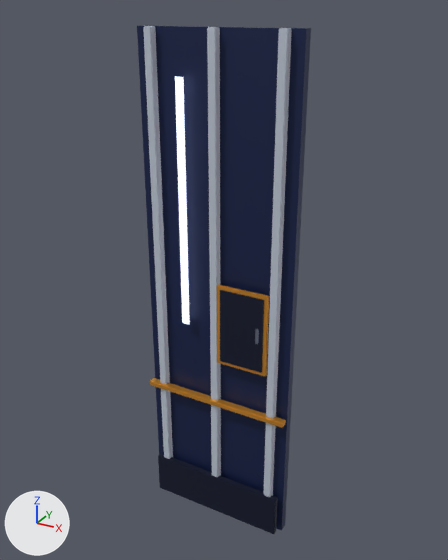
The glTF model godot/models/wall_panel.glb, before and after one commit.
Before and after are seen from a 50 mm lens placed at (1.71, -3.02, 3.29), pointed at (0.01, 0.07, 1.75). Every picture has the same lights, and +X, +Y and +Z are marked at lower left. The picture after the commit comes second. Vertices at exactly the same position are counted once.

In view in the first picture: 'Base_Midnight', 'Body_Dim', 'Dark_Panel', 'Strip_Emissive', 'Trim_Gold' and 1 more.
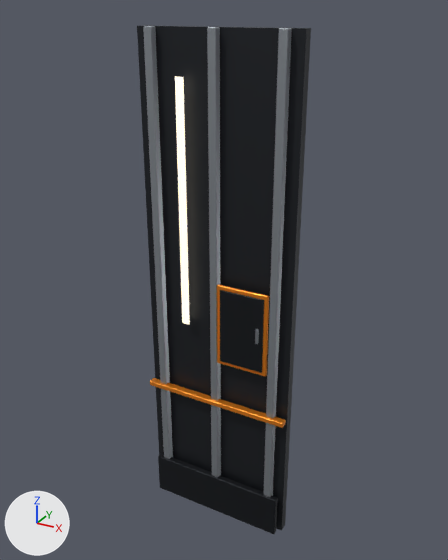
The change, as a list of edits to the scene's bpy script:
```text
Change mat_strip_emissive:
    mat_strip_emissive.emission_color: (0.807, 0.88, 1.0) -> (1.0, 0.88, 0.672)  # pale blue #e8f1ff -> beige #fff1d6
Add mat_trim_amber:
    mat_trim_amber = principled_material('Trim_Amber')
    mat_trim_amber.base_color = (0.768, 0.231, 0.0116)  # orange #e3841c
    mat_trim_amber.metallic = 0.55
    mat_trim_amber.roughness = 0.38
Add mat_dark_gunmetal:
    mat_dark_gunmetal = principled_material('Dark_Gunmetal')
    mat_dark_gunmetal.base_color = (0.0137, 0.016, 0.0203)  # black #1f2227
    mat_dark_gunmetal.metallic = 0.65
    mat_dark_gunmetal.roughness = 0.55
Add mat_body_steel:
    mat_body_steel = principled_material('Body_Steel')
    mat_body_steel.base_color = (0.376, 0.407, 0.445)  # grey #a5abb2
    mat_body_steel.metallic = 0.82
    mat_body_steel.roughness = 0.42
Add mat_base_graphite:
    mat_base_graphite = principled_material('Base_Graphite')
    mat_base_graphite.base_color = (0.0262, 0.0296, 0.0356)  # dark grey #2d3035
    mat_base_graphite.metallic = 0.72
Change me_base_midnight:
    where me_base_midnight.from_pydata(...)  # 8 vertices, 12 faces; spans x -0.5..0.5, y 0.0..0.06, z 0.0..3.2
    remove me_base_midnight.materials.append(mat_base_midnight)  # dark blue #16244e
    add me_base_midnight.materials.append(mat_base_graphite)  # dark grey #2d3035
Change me_body_dim:
    used by ob_body_dim; location = (0.0, 0.0, 0.0)
    remove me_body_dim.from_pydata(...)  # 96 vertices, 180 faces; spans x -0.43..0.43, y -0.05..0.0, z 0.0..3.2
    add me_body_dim.from_pydata(...)  # 72 vertices, 132 faces; spans x -0.43..0.43, y -0.05..0.0, z 0.0..3.2
    me_body_dim part 1
    24 vertices are removed from x -0.42..0.42, y -0.05..0.0, z 0.0..3.2
    144 faces are deleted
    96 new faces join them
    me_body_dim part 2: 36 faces spanning x -0.43..0.43, y -0.05..0.0, z 0.0..3.2 switch from mat_body_dim (pale blue #c7cfdd) to mat_body_steel (grey #a5abb2)
Change me_dark_panel:
    used by ob_dark_panel; location = (0.0, 0.0, 0.0)
    remove me_dark_panel.from_pydata(...)  # 64 vertices, 120 faces; spans x -0.47..0.47, y -0.07..-0.02, z 0.0..1.75
    add me_dark_panel.from_pydata(...)  # 48 vertices, 88 faces; spans x -0.47..0.47, y -0.07..-0.02, z 0.0..1.75
    me_dark_panel part 3: 4 vertices moved within x 0.06..0.34, y -0.06, z 1.26..1.74; 8 vertices removed from x 0.06..0.34, y -0.06, z 1.26..1.74
    me_dark_panel part 4: 18 faces spanning x -0.47..0.47, y -0.07..-0.02, z 0.0..1.75 switch from mat_dark_panel (dark blue #0e1630) to mat_dark_gunmetal (black #1f2227)
    other edits to the shape of me_dark_panel do not show in these pictures
Change me_trim_gold:
    used by ob_trim_gold; location = (0.0, 0.0, 0.0)
    remove me_trim_gold.from_pydata(...)  # 64 vertices, 120 faces; spans x -0.5..0.5, y -0.07..-0.02, z 0.903..1.77
    add me_trim_gold.from_pydata(...)  # 48 vertices, 88 faces; spans x -0.5..0.5, y -0.07..-0.02, z 0.903..1.77
    me_trim_gold part 5: 16 vertices removed from x -0.496..0.496, y -0.066..-0.024, z 0.907..1.766
    me_trim_gold part 6: 24 faces spanning x -0.5..0.5, y -0.07..-0.02, z 0.903..1.77 switch from mat_trim_gold (orange #e8a33d) to mat_trim_amber (orange #e3841c)
```

What differs and where, as boxes [x1, y1, x2, y2] in the pictures (448 x 560 px; the box of a moved part takes in the faces that stretch with it):
'Base_Midnight', recoloured (dark blue to dark grey): [137, 26, 311, 531] in both
'Strip_Emissive', recoloured (pale blue to beige): [175, 76, 190, 325] in both
part 1 of me_body_dim, moved or reshaped: [143, 26, 291, 497] in both
part 2 of me_body_dim, recoloured (pale blue to grey): [143, 27, 292, 497] in both
part 3 of me_dark_panel, reshaped: before [220, 290, 264, 373]; after [262, 308, 264, 354]
part 4 of me_dark_panel, recoloured (dark blue to black): [158, 290, 278, 534] in both
part 5 of me_trim_gold, deleted: before [150, 285, 286, 427]
part 6 of me_trim_gold, recoloured: [150, 284, 286, 428] in both
